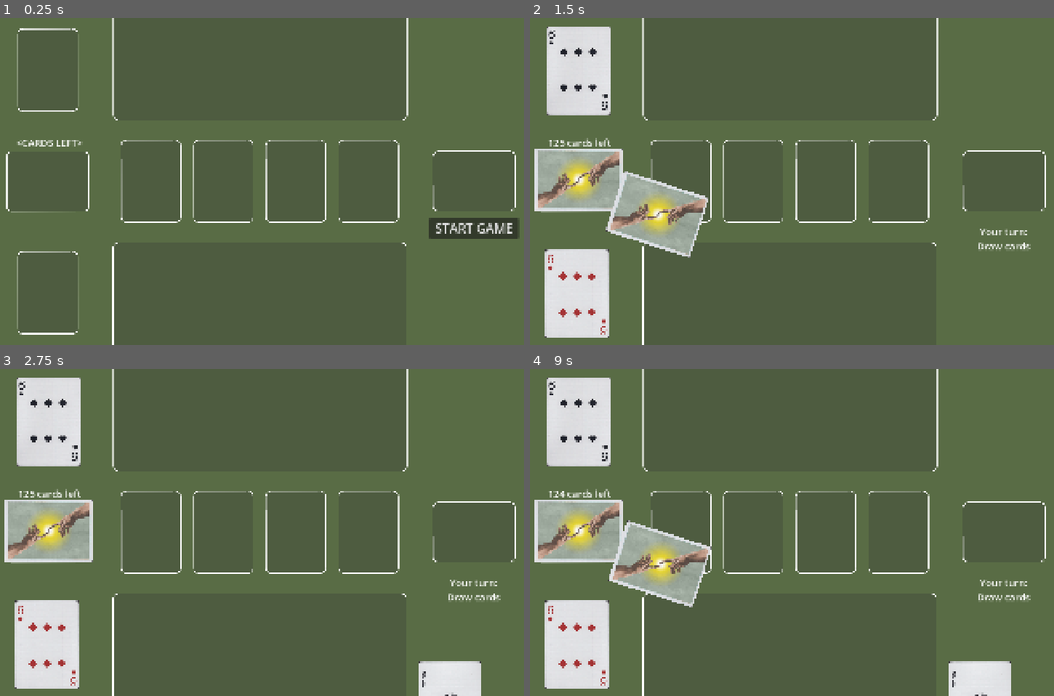
Above: before the commit, frames 1-4 (two rows, left to right).
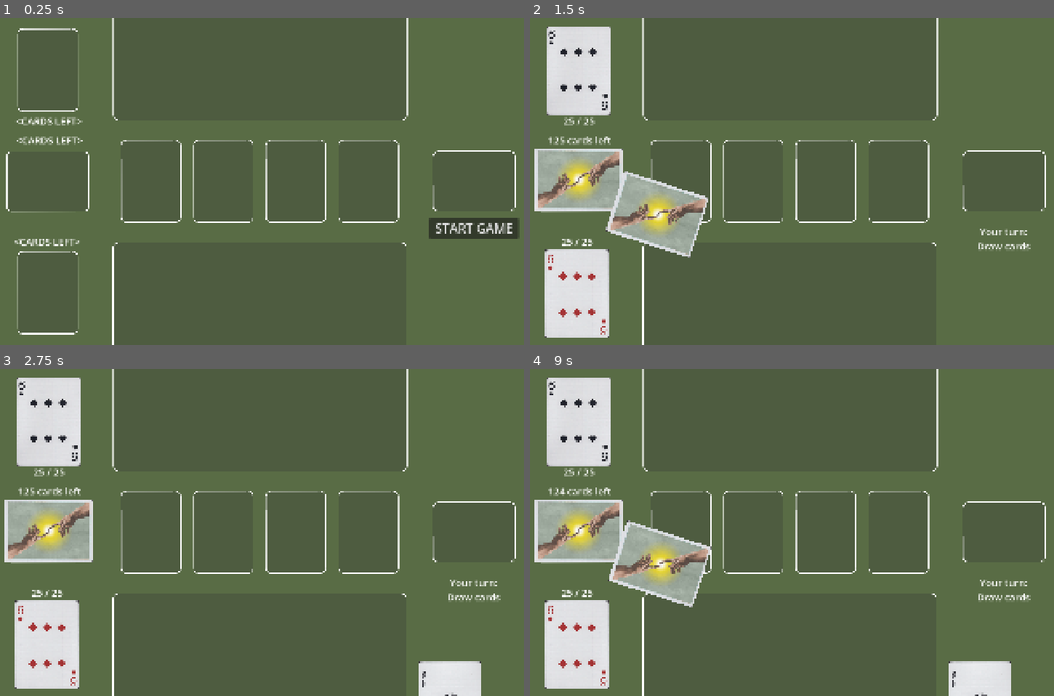
Above: after the commit, the same moments.

Repository: Dionykn/favor-the-odds
Game: Godot game, scene res://Scenes/main.tscn
The game is run twice, just before and just after one commit, with the same random seed, the same clock (stepped at 60 frames per second) and the same inputs.
Inputs (mouse positions are in pixels of both pictures, inside the frame that each line leads up to):
- Up to frame 1 (0.25 s): no input
- Up to frame 2 (1.5 s): click "START GAME" at 0.5 s; click (577, 178) at 1.25 s
- Up to frame 3 (2.75 s): click (151, 532) at 2 s
- Up to frame 4 (9 s): click (755, 532) at 2.75 s; click (823, 532) at 3.5 s; click (896, 532) at 4.25 s; click (577, 643) at 5 s; click (681, 643) at 5.77 s; click (755, 643) at 6.52 s; click (828, 646) at 7.27 s; click (896, 643) at 8.02 s; click (577, 529) at 8.75 s

The runs differ from the first frame. In frame 1, 0.6% of the frame differs, in the area x 2-16%, y 30-70%; in frame 2, 0.3%; in frame 3, 0.3%; in frame 4, 0.4%.

Commit message:
pre cpu rework

Diff:
--- a/Scenes/main.tscn
+++ b/Scenes/main.tscn
@@ -57,9 +57,43 @@
 anchor_right = 0.5
 anchor_bottom = 0.5
 offset_left = -860.0
-offset_top = -151.0
+offset_top = -159.0
 offset_right = -531.0
-offset_bottom = -93.0
+offset_bottom = -101.0
+grow_horizontal = 2
+grow_vertical = 2
+theme_override_font_sizes/font_size = 32
+text = "<CARDS LEFT>"
+horizontal_alignment = 1
+
+[node name="PlayerStockLabel" type="Label" parent="." unique_id=1386755362]
+layout_mode = 1
+anchors_preset = 8
+anchor_left = 0.5
+anchor_top = 0.5
+anchor_right = 0.5
+anchor_bottom = 0.5
+offset_left = -868.0
+offset_top = 176.0
+offset_right = -539.0
+offset_bottom = 234.0
+grow_horizontal = 2
+grow_vertical = 2
+theme_override_font_sizes/font_size = 32
+text = "<CARDS LEFT>"
+horizontal_alignment = 1
+
+[node name="CpuStockLabel" type="Label" parent="." unique_id=489760319]
+layout_mode = 1
+anchors_preset = 8
+anchor_left = 0.5
+anchor_top = 0.5
+anchor_right = 0.5
+anchor_bottom = 0.5
+offset_left = -862.0
+offset_top = -222.0
+offset_right = -533.0
+offset_bottom = -164.0
 grow_horizontal = 2
 grow_vertical = 2
 theme_override_font_sizes/font_size = 32
--- a/Scripts/game_manager.gd
+++ b/Scripts/game_manager.gd
@@ -18,7 +18,8 @@
 signal player_hand_changed
 signal cpu_hand_changed
 signal deck_count_changed(count:int)
-signal player_stock_changed
+signal player_stock_changed(count:int)
+signal cpu_stock_changed(count:int)
 signal turn_changed(whose_turn:String, phase:String)
 signal game_over(winner:String)
 signal card_moved(card_value:String, source:String, source_index:int, dest:String, dest_index:int, whose:String)
@@ -47,6 +48,8 @@
 	determine_first_player()
 	emit_signal("game_started")
 	emit_signal("deck_count_changed", deck.cards.size())
+	emit_signal("player_stock_changed", player.stock.size())
+	emit_signal("cpu_stock_changed", cpu.stock.size())
 	emit_signal("turn_changed", current_turn, turn_phase)
 
 func determine_first_player():
@@ -154,7 +157,7 @@
 		card = player_obj.hand.pop_at(selected_card.index)
 	elif src == "stock":
 		card = player_obj.stock.pop_back()
-		emit_signal("player_stock_changed")
+		emit_signal("player_stock_changed", player.stock.size())
 	elif src == "discard":
 		card = player_obj.discards[selected_card.index].pop_back()
 
@@ -229,6 +232,7 @@
 					await get_tree().process_frame
 					await animation_done
 					moved = true
+					emit_signal("cpu_stock_changed", cpu.stock.size())
 					check_win()
 					break
 
--- a/Scripts/main.gd
+++ b/Scripts/main.gd
@@ -6,6 +6,8 @@
 @onready var cpu_ui : PlayerUI = $CpuUI
 @onready var anim : AnimationManager = $AnimationManager
 @onready var cards_left_label = $DeckLabel
+@onready var player_stock_label = $PlayerStockLabel
+@onready var cpu_stock_label = $CpuStockLabel
 @onready var start_button = $StartButton
 @onready var turn_label = $TurnLabel
 @onready var drag_card : TextureRect = $DragCard
@@ -26,6 +28,8 @@
 	game.game_started.connect(_on_game_started)
 	game.deck_count_changed.connect(_on_deck_count_changed)
 	game.turn_changed.connect(_on_turn_changed)
+	game.player_stock_changed.connect(_on_player_stock_changed)
+	game.cpu_stock_changed.connect(_on_cpu_stock_changed)
 	game.game_over.connect(_on_game_over)
 	game.card_moved.connect(_on_card_moved)
 	game.build_completed.connect(_on_build_completed)
@@ -262,9 +266,15 @@
 				await get_tree().create_timer(0.5).timeout
 				game.cpu_take_turn()
 		"play":
-			turn_label.text = "Your turn:\nPlay cards\nDiscard to end turn" if whose_turn == "human" else "CPU is playing..."
+			turn_label.text = "Your turn:\nPlay cards or\ndiscard to end turn" if whose_turn == "human" else "CPU is playing..."
 		"discard":
 			turn_label.text = "CPU is discarding..."
+
+func _on_player_stock_changed(count: int):
+	player_stock_label.text = str(count) + " / " + str(game.player_stock_size)
+
+func _on_cpu_stock_changed(count: int):
+	cpu_stock_label.text = str(count) + " / " + str(game.player_stock_size)
 
 func _on_game_over(winner: String):
 	turn_label.text = "You win!" if winner == "human" else "CPU wins!"
